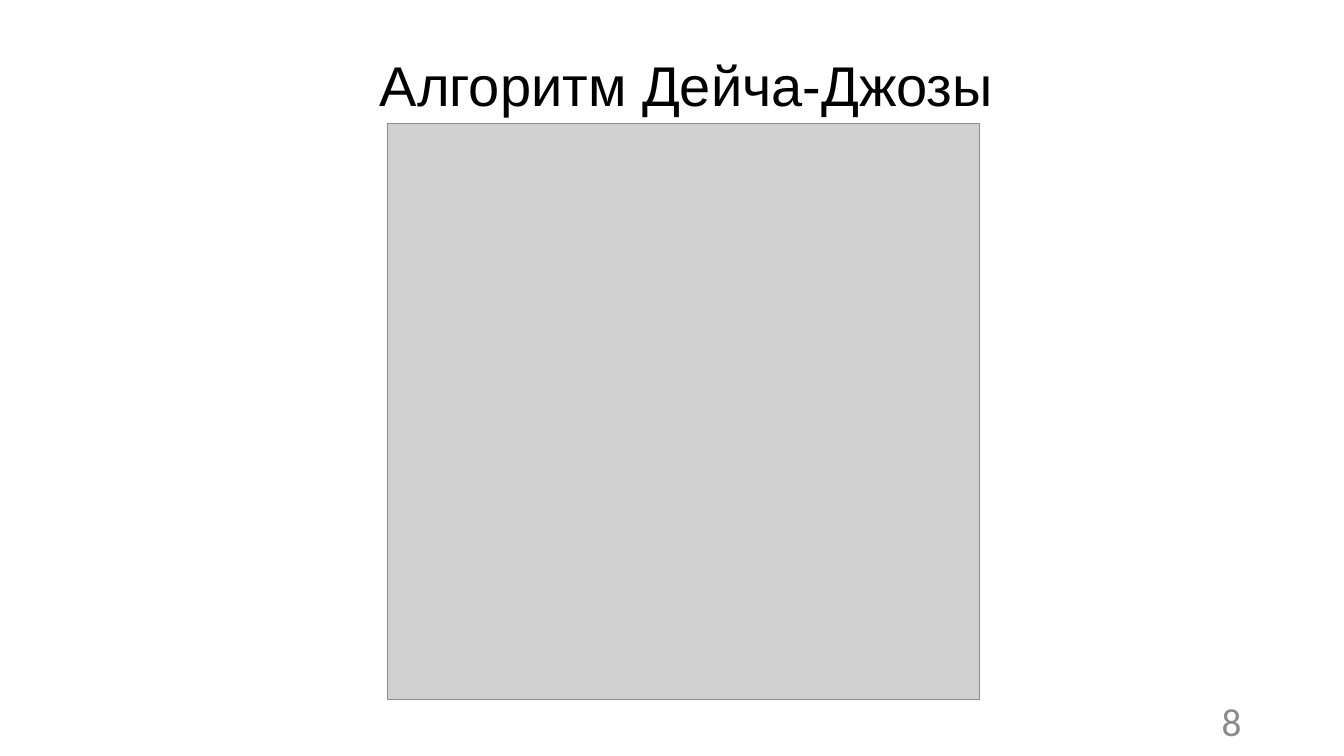
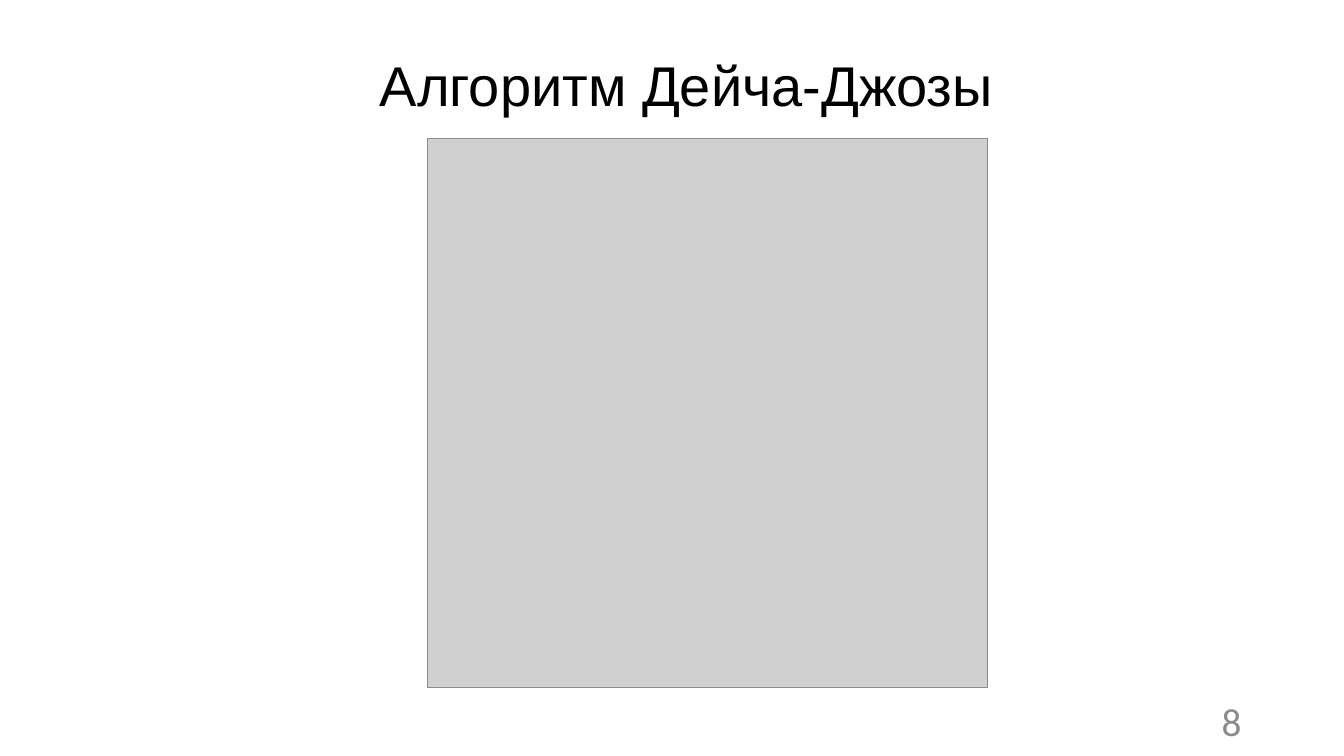
Before and after one commit to R0manych/Diploma2019, a slide deck: slide 8 of Черниговских 2к 14гр.pptx. Drawn at 1344x756 pixels with LibreOffice and Linux fonts; fonts in the diff are those of the drawing; grey boxes stand for pictures. Boxes give left, top, right and bottom in pixels: in the first picture for what was removed or moved away, otherwise in the second. Text is boxed around its words. In the diff, an @@ line names an element or a change of style, - is before the commit and + after.

```diff
--- a/Черниговских 2к 14гр.pptx
+++ b/Черниговских 2к 14гр.pptx
@@ background #DEDEDE to #FFFFFF @@
@@ text "Алгоритм Дейча-Джозы" at box(380, 64, 993, 116): text colour #2C2C2C to #000000 @@
@@ picture: place and size @@
-picture at box(388, 124, 980, 700)
+picture at box(427, 138, 987, 688)
@@ page number at box(1222, 709, 1242, 736): text colour #8F8F8F to #8C8C8C @@
```
Also in this commit, not shown: 17 other slides changed, 7 other files.
